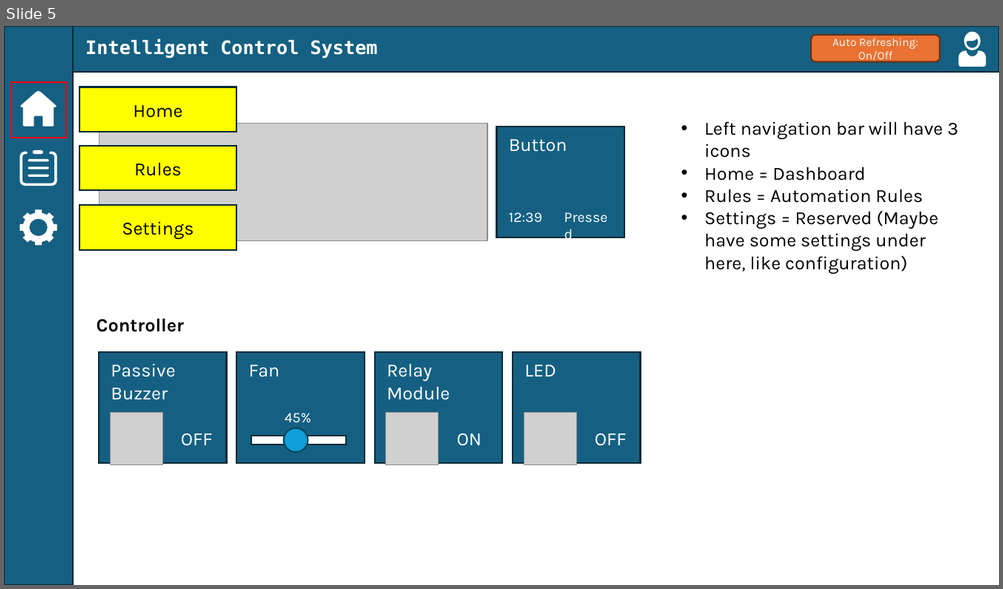
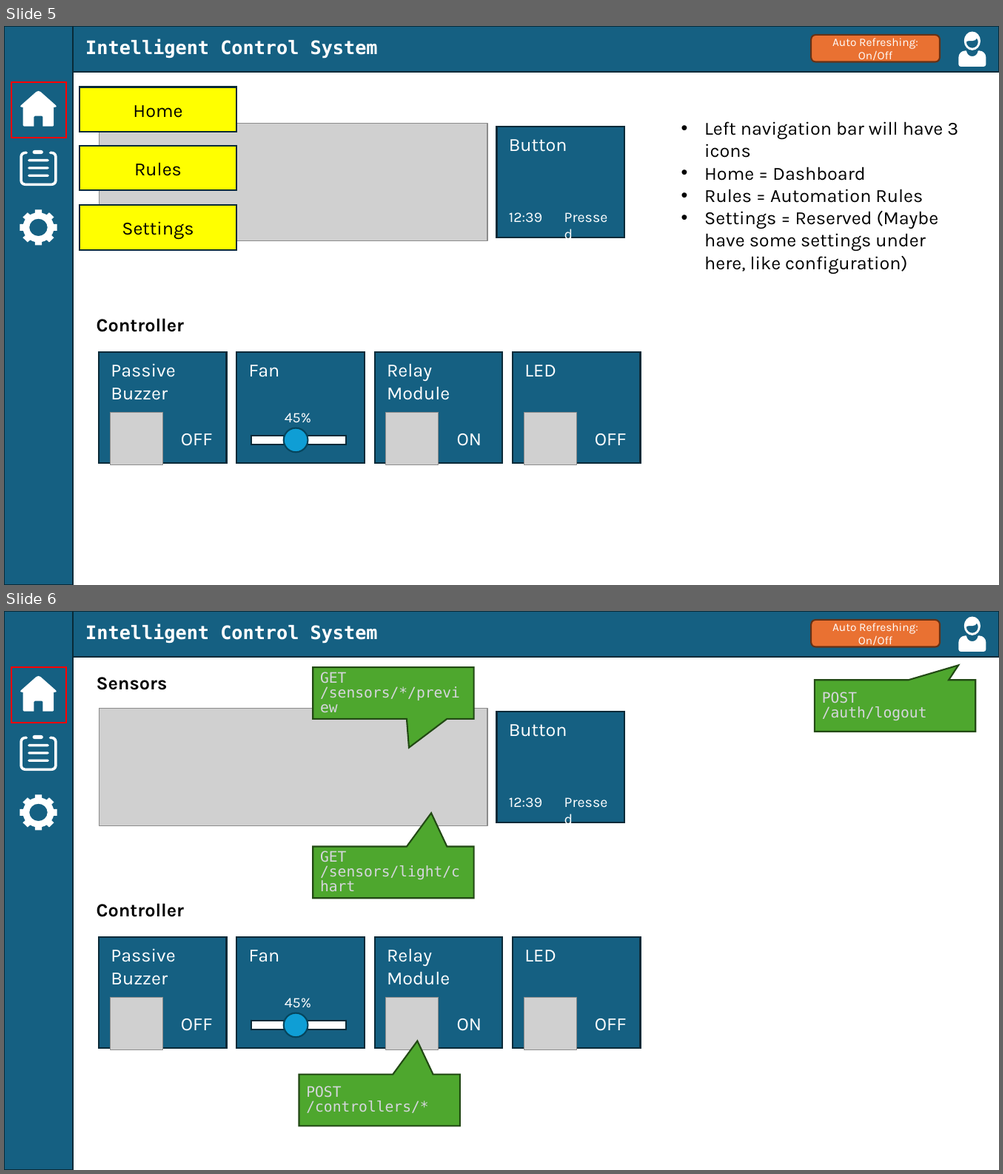
Before and after one commit to evianzhow/sep728-group-2-smart-farm, a slide deck: SEP728 Project Frontend Prototype.pptx. Shown one above the other, each under a label of ours: slide 5 before the commit, slides 5 and 6 after it. The pictures are 1003x589 and 1003x1174 pixels, drawn with LibreOffice and Linux fonts; fonts in the diff are those of the drawing; grey boxes stand for pictures. Boxes give left, top, right and bottom in pixels: in the first picture for what was removed or moved away, otherwise in the second. Text is boxed around its words. In the diff, an @@ line names an element or a change of style, - is before the commit and + after.

Commit message:
Added controller post event API

```diff
--- a/SEP728 Project Frontend Prototype.pptx
+++ b/SEP728 Project Frontend Prototype.pptx
@@ slide 6 added at (4,611,999,1170), background #FFFFFF @@
@@ rectangle added at (4,611,74,1170), fill #156082, outline #092A39 1.5 pt @@
@@ rectangle added at (74,611,999,658), fill #156082, outline #092A39 1.5 pt @@
@@ text added at (85,624,378,644), 18 pt, text #FFFFFF, bold @@
+Intelligent Control System
@@ rounded rectangle added at (811,620,939,647), fill #E97132, outline #663216 1.5 pt, 11 pt, text #FFFFFF @@
+Auto Refreshing: On/Off
@@ freeform shape added at (959,616,986,651), fill #FFFFFF @@
@@ rectangle added at (11,668,67,723), outline #FF0000 1.5 pt @@
@@ freeform shape added at (20,676,57,712), fill #FFFFFF @@
@@ text added at (96,677,168,690), 18 pt, text #000000, bold @@
+Sensors
@@ speech box added at (313,668,474,719), fill #4EA72E, outline #224914 1.5 pt, 14 pt, text #D6D6DD @@
+GET /sensors/*/preview
@@ speech box added at (814,681,976,732), fill #4EA72E, outline #224914 1.5 pt, 14 pt, text #D6D6DD @@
+POST /auth/logout
@@ picture added at (99,709,487,826) @@
@@ freeform shape added at (20,735,57,772), fill #FFFFFF @@
@@ freeform shape added at (20,795,57,830), fill #FFFFFF @@
@@ group added at (496,712,624,823): 3 texts, 1 rectangle @@
+Button
+12:39
+Pressed
@@ speech box added at (313,847,474,898), fill #4EA72E, outline #224914 1.5 pt, 14 pt, text #D6D6DD @@
+GET /sensors/light/chart
@@ text added at (96,903,185,917), 18 pt, text #000000, bold @@
+Controller
@@ group added at (237,937,364,1048): 2 rectangles, 2 texts, 1 ellipse @@
+Fan
+45%
@@ group added at (99,937,226,1051): 2 texts, 1 rectangle, 1 picture @@
+Passive Buzzer
+OFF
@@ group added at (375,937,503,1051): 2 texts, 1 rectangle, 1 picture @@
+Relay
+Module
+ON
@@ group added at (513,937,640,1051): 2 texts, 1 rectangle, 1 picture @@
+LED
+OFF
@@ speech box added at (299,1075,460,1127), fill #4EA72E, outline #224914 1.5 pt, 14 pt, text #D6D6DD @@
+POST /controllers/*
```
Also in this commit, not shown: 4 slides changed, 2 other files.
